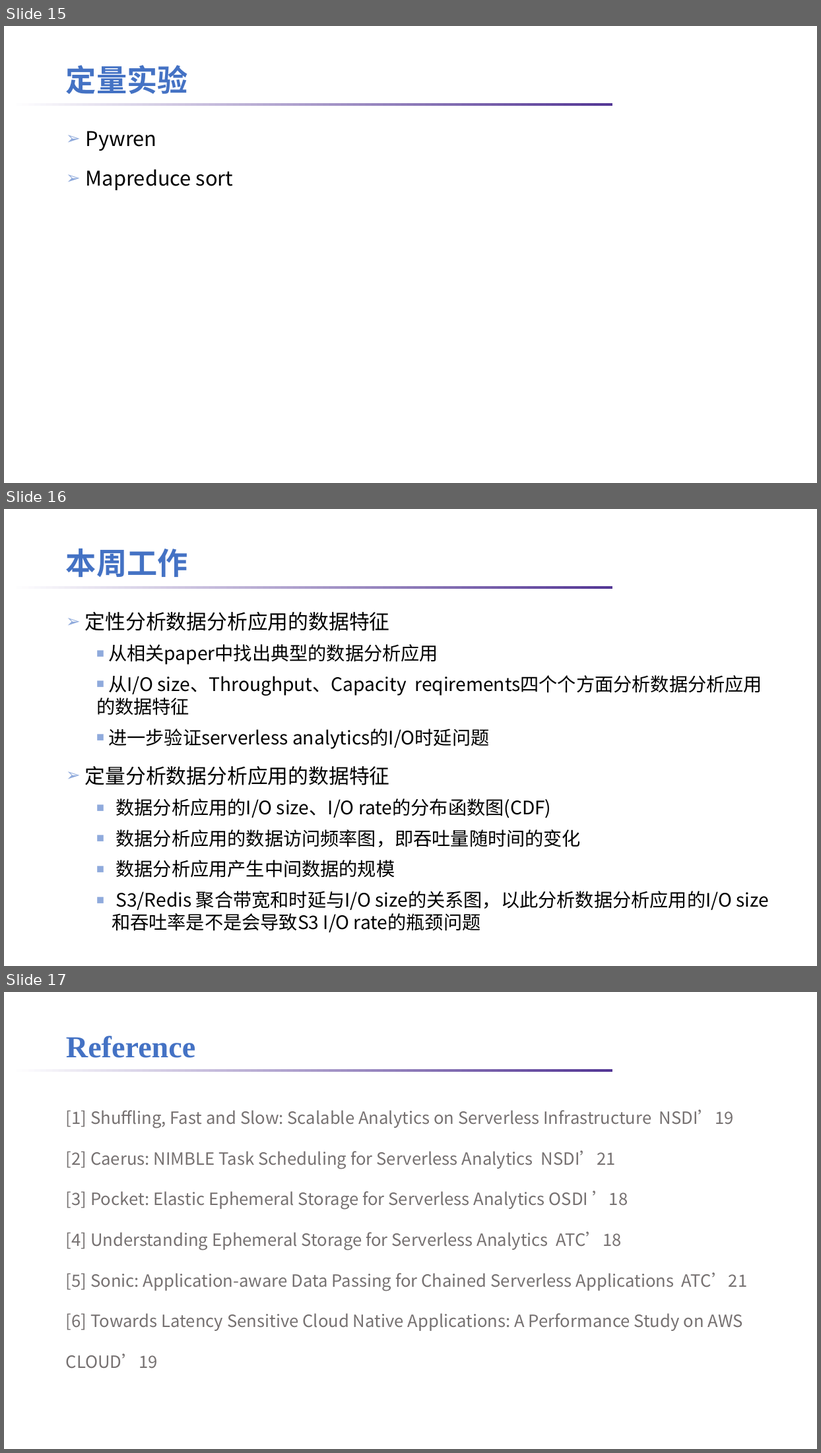
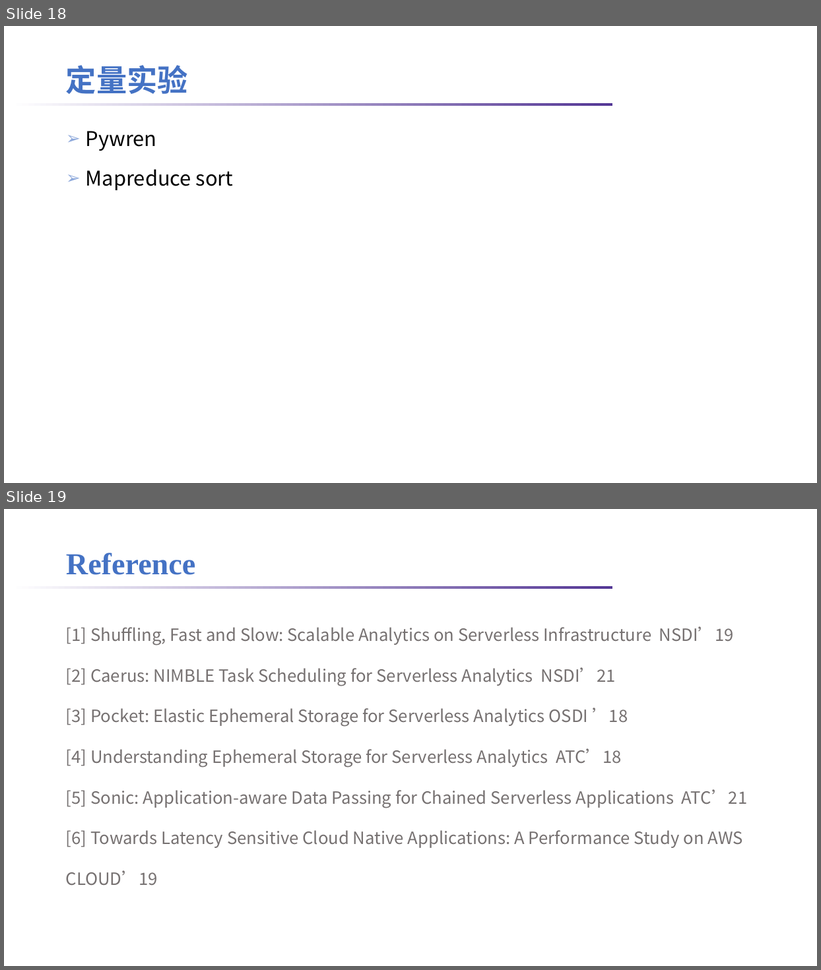
Before and after one commit to lt2000/ADSL, a slide deck: meeting/数据分析应用的数据特征.pptx. Shown one above the other, each under a label of ours: slides 15, 16 and 17 before the commit, slides 18 and 19 after it. The pictures are 821x1453 and 821x970 pixels, drawn with LibreOffice and Linux fonts; fonts in the diff are those of the drawing; background and template pictures are left out. Boxes give left, top, right and bottom in pixels: in the first picture for what was removed or moved away, otherwise in the second. Text is boxed around its words. In the diff, an @@ line names an element or a change of style, - is before the commit and + after.

```diff
--- a/meeting/数据分析应用的数据特征.pptx
+++ b/meeting/数据分析应用的数据特征.pptx
@@ slide 16 removed at bbox=[4, 509, 817, 966], background #FFFFFF; not listed: 1 template element that a slide beside it also shows @@
@@ title removed at bbox=[66, 548, 188, 577] @@
-本周工作
@@ text removed at bbox=[85, 612, 732, 933] @@
-➢ 定性分析数据分析应用的数据特征
-  ■ 从相关paper中找出典型的数据分析应用
-  ■ 从I/O size、Throughput、Capacity reqirements四个个方面分析数据分析应用的数据特征
-  ■ 进一步验证serverless analytics的I/O时延问题
-➢ 定量分析数据分析应用的数据特征
-  ■ 数据分析应用的I/O size、I/O rate的分布函数图(CDF)
-  ■ 数据分析应用的数据访问频率图，即吞吐量随时间的变化
-  ■ 数据分析应用产生中间数据的规模
-  ■ S3/Redis 聚合带宽和时延与I/O size的关系图，以此分析数据分析应用的I/O size和吞吐率是不是会导致S3 I/O rate的瓶颈问题
@@ what was slide 15 is now slide 18 @@
@@ what was slide 17 is now slide 19 @@
```
Also in this commit, not shown: 7 slides changed, 4 slides added, 1 other slide removed, 1 other file.
